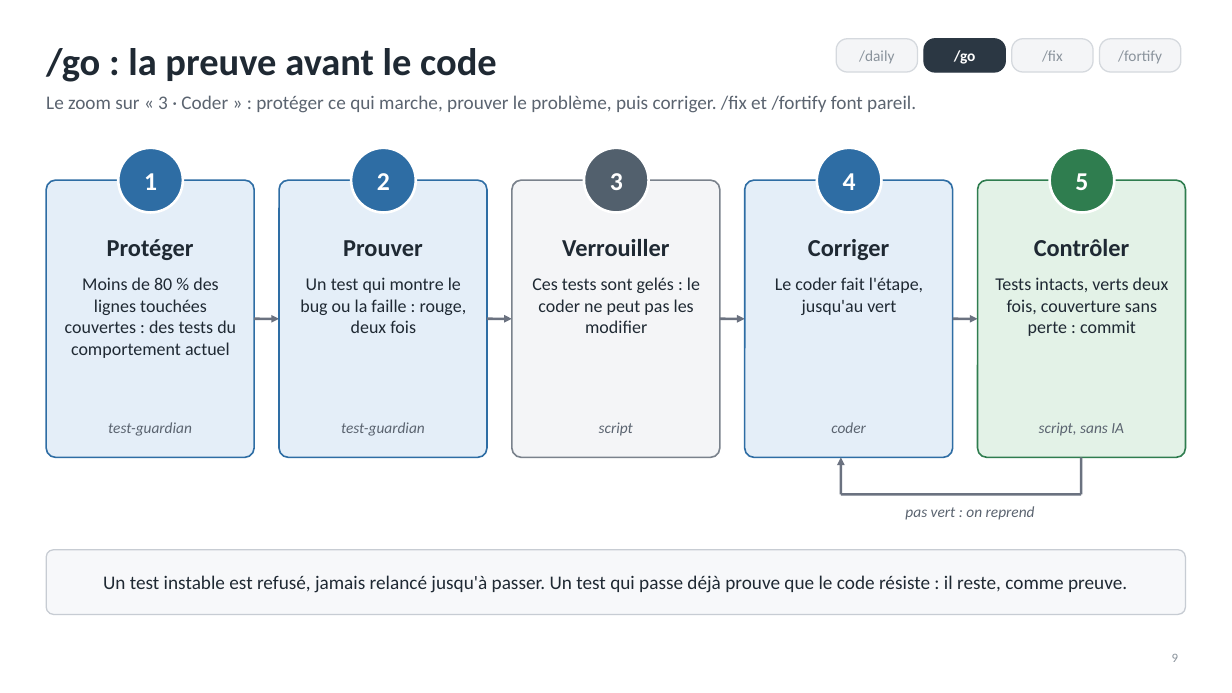
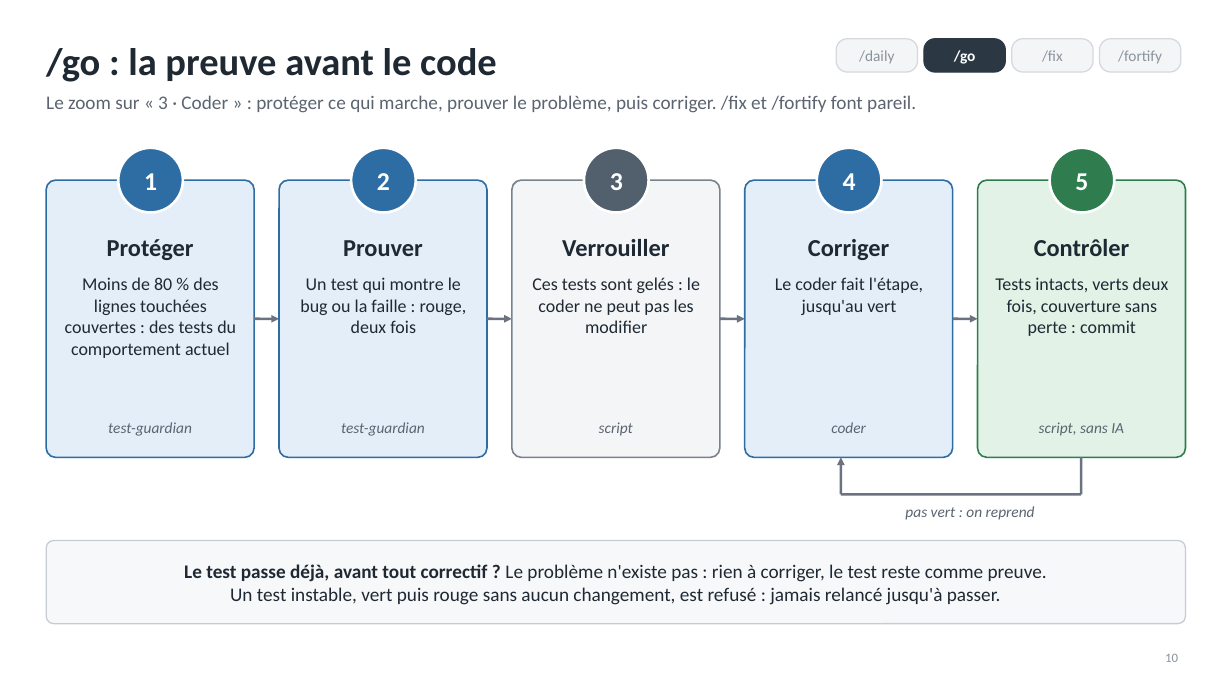
Before and after one commit to RabieDerouiche/OpenRDCode, a slide deck: slide 10 of opencode-v2/docs/presentation-tech-leads.pptx (slide 9 before the commit). Drawn at 1232x693 pixels with LibreOffice and Linux fonts; fonts in the diff are those of the drawing. Boxes give left, top, right and bottom in pixels: in the first picture for what was removed or moved away, otherwise in the second. Text is boxed around its words. In the diff, an @@ line names an element or a change of style, - is before the commit and + after.

```diff
--- a/opencode-v2/docs/presentation-tech-leads.pptx
+++ b/opencode-v2/docs/presentation-tech-leads.pptx
@@ rounded rectangle "Le test passe déjà, avant ...": place and size @@
-rounded rectangle "Le test passe déjà, avant ..." at box(46, 550, 1186, 615)
+rounded rectangle "Le test passe déjà, avant ..." at box(46, 541, 1186, 624)
@@ rounded rectangle "Le test passe déjà, avant ..." at box(46, 541, 1186, 624): proportions changed @@
@@ text in rounded rectangle at box(184, 564, 1047, 605): text changed @@
-Un test instable est refusé, jamais relancé jusqu'à passer. Un test qui passe déjà prouve que le code résiste : il reste, comme preuve.
+Le test passe déjà, avant tout correctif ? Le problème n'existe pas : rien à corriger, le test reste comme preuve.
+Un test instable, vert puis rouge sans aucun changement, est refusé : jamais relancé jusqu'à passer.
@@ page number at box(1165, 654, 1178, 662): text changed @@
-9
+10
```
Also in this commit, not shown: 5 other slides changed, 1 slide added, 4 other files.
